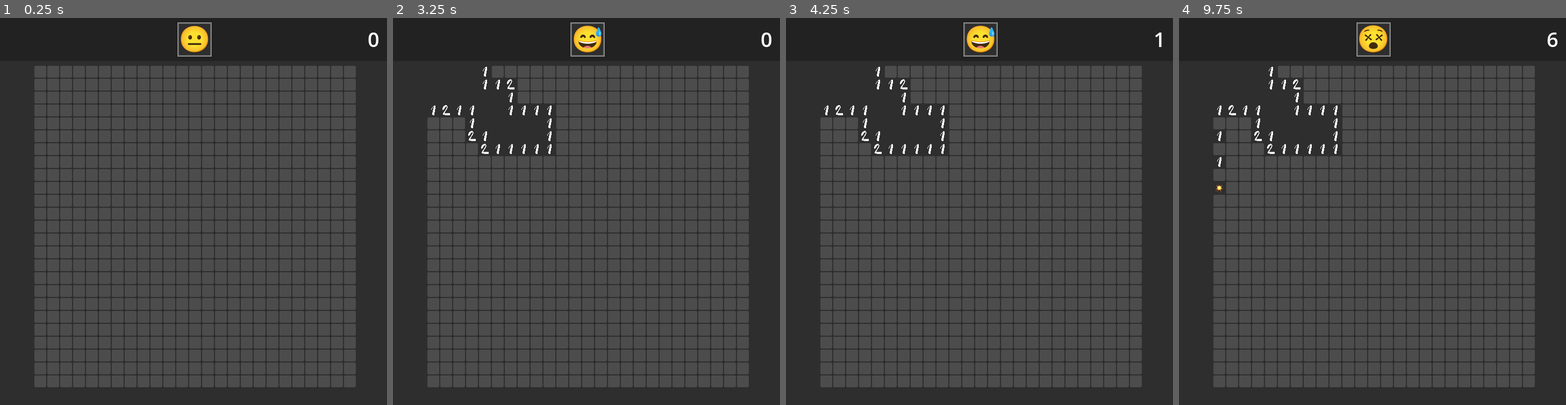
Above: before the commit, frames 1-4 (left to right).
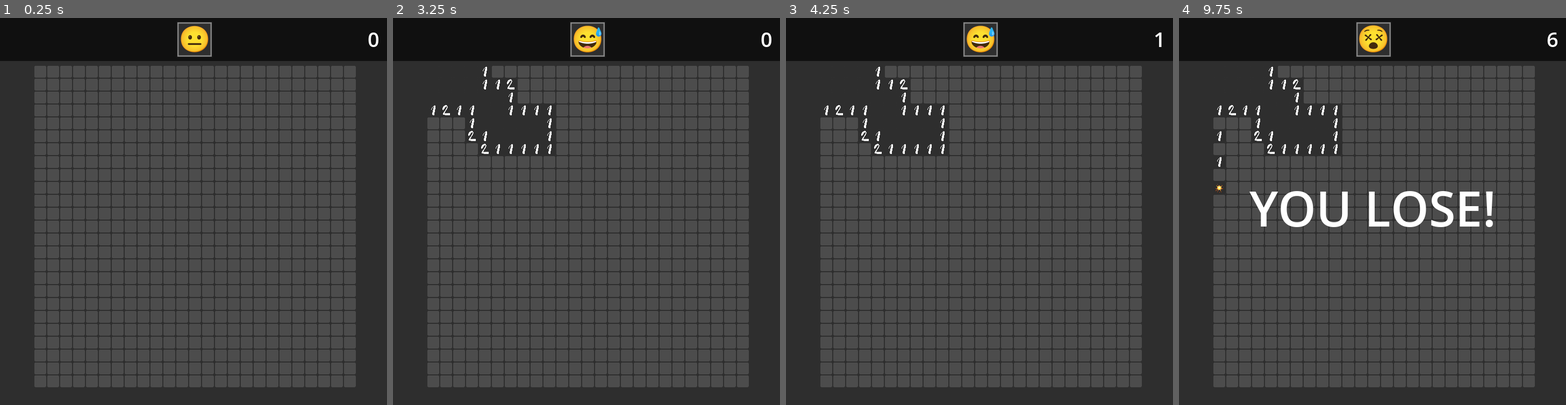
Above: after the commit, the same moments.

Repository: emcassi/gd-minesweeper
Game: Godot game, scene res://scenes/game.tscn
Two runs of this game, one before a commit and one after it. Both use one fixed random seed, a clock stepped at 60 frames per second and the inputs below.
Inputs (mouse positions are in pixels of both pictures, inside the frame that each line leads up to):
- Up to frame 1 (0.25 s): no input
- Up to frame 2 (3.25 s): click (586, 41) at 0.5 s; click (586, 41) at 1.25 s; click (586, 41) at 2 s; tap Enter at 2.75 s; move the mouse to (431, 72) at 2.77 s; right-click (431, 72) at 2.85 s; click (431, 72) at 3.05 s
- Up to frame 3 (4.25 s): tap Space at 3.5 s; move the mouse to (824, 83) at 3.52 s; click (824, 83) at 3.6 s; right-click (824, 83) at 3.8 s
- Up to frame 4 (9.75 s): move the mouse to (1217, 99) at 4.27 s; right-click (1217, 99) at 4.35 s; click (1217, 99) at 4.55 s; tap Enter at 5, 6.5 s; move the mouse to (1217, 110) at 5.02 s; click (1217, 110) at 5.1 s; right-click (1217, 110) at 5.3 s; tap Space at 5.75, 7.25 s; move the mouse to (1217, 122) at 5.77 s; right-click (1217, 122) at 5.85 s; click (1217, 122) at 6.05 s; move the mouse to (1217, 137) at 6.52 s; click (1217, 137) at 6.6 s; right-click (1217, 137) at 6.8 s; move the mouse to (1217, 149) at 7.27 s; right-click (1217, 149) at 7.35 s; click (1217, 149) at 7.55 s; move the mouse to (1217, 161) at 8.02 s; click (1217, 161) at 8.1 s; right-click (1217, 161) at 8.3 s; move the mouse to (1217, 176) at 8.77 s; right-click (1217, 176) at 8.85 s; click (1217, 176) at 9.05 s; move the mouse to (1217, 188) at 9.52 s; click (1217, 188) at 9.6 s

The runs differ from the first frame. In frame 4, 2.1% of the frame differs, in the area x 18-82%, y 44-55%.

Commit message:
Added win/lose fx

Diff:
--- a/scenes/game.tscn
+++ b/scenes/game.tscn
@@ -1,7 +1,37 @@
-[gd_scene load_steps=6 format=3 uid="uid://b3o667o2o3kv"]
+[gd_scene load_steps=11 format=3 uid="uid://b3o667o2o3kv"]
 
 [ext_resource type="Script" path="res://scripts/game.gd" id="1_gop8t"]
 [ext_resource type="Texture2D" uid="uid://fiktc8rlnh1s" path="res://sprites/emoji/btn_default.png" id="2_5cr1m"]
+
+[sub_resource type="Gradient" id="Gradient_5d6rg"]
+colors = PackedColorArray(0, 0.960784, 0.921569, 1, 0.980392, 0.952941, 0, 1)
+
+[sub_resource type="GradientTexture1D" id="GradientTexture1D_37m57"]
+gradient = SubResource("Gradient_5d6rg")
+
+[sub_resource type="ParticleProcessMaterial" id="ParticleProcessMaterial_vsu33"]
+emission_shape = 2
+emission_sphere_radius = 128.0
+particle_flag_disable_z = true
+spread = 84.79
+gravity = Vector3(0, 98, 0)
+angular_velocity_min = 0.85
+angular_velocity_max = 0.85
+orbit_velocity_min = 0.0
+orbit_velocity_max = 0.0
+radial_accel_max = 61.05
+scale_min = 0.0
+scale_max = 3.0
+color = Color(0.964706, 0.929412, 0.32549, 1)
+color_ramp = SubResource("GradientTexture1D_37m57")
+turbulence_noise_strength = 18.05
+turbulence_noise_scale = 10.0
+turbulence_noise_speed_random = 6.74
+
+[sub_resource type="Theme" id="Theme_ef2hn"]
+
+[sub_resource type="StyleBoxFlat" id="StyleBoxFlat_7bg23"]
+bg_color = Color(0.0627451, 0.0627451, 0.0627451, 1)
 
 [sub_resource type="LabelSettings" id="LabelSettings_v3aiu"]
 font_size = 38
@@ -16,10 +46,18 @@
 
 [node name="Field" type="Node2D" parent="."]
 
+[node name="WinParticles" type="GPUParticles2D" parent="."]
+position = Vector2(355, 128)
+emitting = false
+amount = 1500
+process_material = SubResource("ParticleProcessMaterial_vsu33")
+
 [node name="Panel" type="Panel" parent="."]
 offset_left = -6.0
 offset_right = 725.0
 offset_bottom = 80.0
+theme = SubResource("Theme_ef2hn")
+theme_override_styles/panel = SubResource("StyleBoxFlat_7bg23")
 
 [node name="TimerLabel" type="Label" parent="Panel"]
 layout_mode = 0
@@ -45,9 +83,10 @@
 [node name="FinalLabel" type="Label" parent="."]
 visible = false
 offset_left = 90.0
-offset_top = 279.0
+offset_top = 264.0
 offset_right = 631.0
-offset_bottom = 457.0
+offset_bottom = 442.0
+text = "YOU WIN!"
 label_settings = SubResource("LabelSettings_g6lyt")
 horizontal_alignment = 1
 vertical_alignment = 1
--- a/scripts/game.gd
+++ b/scripts/game.gd
@@ -12,6 +12,8 @@
 @onready var field = $Field
 @onready var timer_label = $Panel/TimerLabel
 @onready var button = $Panel/Button
+@onready var final_label = $FinalLabel
+@onready var win_particles = $WinParticles
 
 @onready var default_tex = preload('res://sprites/emoji/btn_default.png')
 @onready var peek_tex = preload('res://sprites/emoji/btn_peek.png')
@@ -128,10 +130,15 @@
 
 func win():
 	game_over = true
+	final_label.text = "YOU WIN!"
+	final_label.visible = true
+	win_particles.emitting = true
 	set_state(STATES.WIN)
 
 func lose():
 	game_over = true
+	final_label.text = "YOU LOSE!"
+	final_label.visible = true
 	set_state(STATES.LOSE)
 
 func set_state(s: STATES):
Not shown, added: export_presets.cfg
